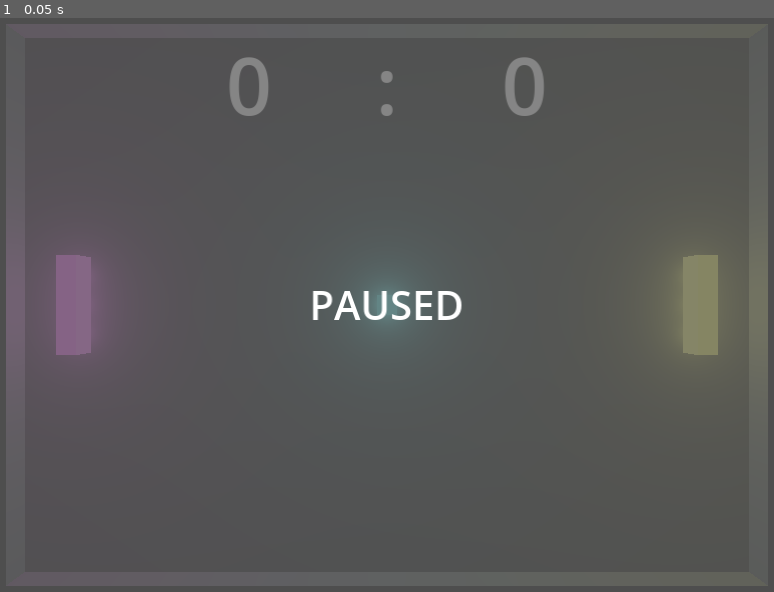
Above: before the commit, frame 1.
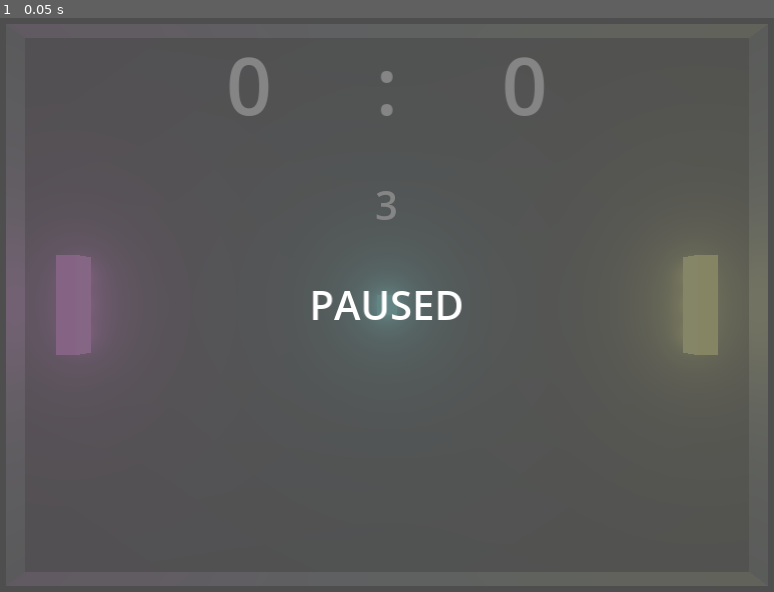
Above: after the commit, the same moment.

Repository: Amproids/Godot_Pong
Game: Godot game, scene res://Game_Scene.tscn
Two runs of this game, one before a commit and one after it. Both use one fixed random seed, a clock stepped at 60 frames per second and the inputs below.
Inputs:
- Up to frame 1 (0.05 s): no input

The runs differ from the first frame. In frame 1, less than 0.1% of the frame differs, in the area x 48-52%, y 30-36%.

Commit message:
added serve mechanic with functioning timer

Diff:
--- a/Game_Scene.gd
+++ b/Game_Scene.gd
@@ -4,8 +4,8 @@
 var player2Score
 var player1Position = Vector3(0, 0, 0)
 var player2Position = Vector3(0, 0, 0)
-var worldTime = 0
-var ballZ = 0
+var ballCoords = Vector3(0, 0, 0)
+var serveTimerTime = 0.0
 
 func _ready():
 	gameState = 0
@@ -18,7 +18,3 @@
 			gameState = 0
 		else:
 			gameState = 1
-func _restartGame():
-	gameState = -1
-	player1Score = 0
-	player2Score = 0
--- a/Scripts/Ball.gd
+++ b/Scripts/Ball.gd
@@ -1,39 +1,56 @@
 extends RigidBody3D
-var velocity = Vector3(-10, 0, 0)
+var velocity = Vector3(0, 0, 0)
 var PADDLEANGLERANGE = 120
 var PADDLEANGLESCALEFACTOR = (PADDLEANGLERANGE/2)/3
 var ballSpeedMax = 50
-var ballSpeed = 20
+var ballSpeedStart = 20
+var ballSpeed = ballSpeedStart
+var lastScored = 0
 # Called when the node enters the scene tree for the first time.
 func _ready():
-	position.z = 0
-	position.x = 0
+	position = Vector3(0, 1, 0)
+	lastScored = 2
 
 # Called every frame. 'delta' is the elapsed time since the previous frame.
 func _process(delta):
 	if GameScene.gameState:
-		GameScene.ballZ = position[2]
-		var collisionInfo = move_and_collide(velocity * delta)
-		if collisionInfo:
-			#update ball's positional relation to players. (I don't know how to pull this data from collisionInfo)
-			var DistanceToPlayer1 = GameScene.player1Position - position
-			var DistanceToPlayer2 = GameScene.player2Position - position
-			if abs(DistanceToPlayer1[0]) < 1.1 and abs(DistanceToPlayer1[2]) < 2.9:
-				var theta = -deg_to_rad(PADDLEANGLESCALEFACTOR * DistanceToPlayer1[2])
-				velocity.x = cos(theta) * ballSpeed
-				velocity.z = sin(theta) * ballSpeed
-				if ballSpeed < ballSpeedMax:
-					ballSpeed += 1
-			elif abs(DistanceToPlayer2[0]) < 1.1 and abs(DistanceToPlayer2[2]) < 2.9:
-				var theta = -deg_to_rad(PADDLEANGLESCALEFACTOR * DistanceToPlayer2[2])
-				velocity.x = -cos(theta) * ballSpeed
-				velocity.z = sin(theta) * ballSpeed
-				if ballSpeed < ballSpeedMax:
-					ballSpeed += 1
-			else:
-				velocity = velocity.bounce(collisionInfo.get_normal())
-			#If ball goes out of bounds.
-			if position.x < -18:
-				GameScene.player2Score += 1
-			if position.x > 18:
-				GameScene.player1Score += 1
+		if GameScene.serveTimerTime:
+			if lastScored == 2:
+				position = Vector3(-14, 1, GameScene.player1Position[2])
+				velocity = Vector3(ballSpeed, 0, 0)
+			if lastScored == 1:
+				position = Vector3(14, 1, GameScene.player2Position[2])
+				velocity = Vector3(-ballSpeed, 0, 0)
+		else:
+			GameScene.ballCoords = position
+			var collisionInfo = move_and_collide(velocity * delta)
+			if collisionInfo:
+				#update ball's positional relation to players. (I don't know how to pull this data from collisionInfo)
+				var DistanceToPlayer1 = GameScene.player1Position - position
+				var DistanceToPlayer2 = GameScene.player2Position - position
+				if abs(DistanceToPlayer1[0]) < 1.1 and abs(DistanceToPlayer1[2]) < 2.9:
+					var theta = -deg_to_rad(PADDLEANGLESCALEFACTOR * DistanceToPlayer1[2])
+					velocity.x = cos(theta) * ballSpeed
+					velocity.z = sin(theta) * ballSpeed
+					if ballSpeed < ballSpeedMax:
+						ballSpeed += 1
+				elif abs(DistanceToPlayer2[0]) < 1.1 and abs(DistanceToPlayer2[2]) < 2.9:
+					var theta = -deg_to_rad(PADDLEANGLESCALEFACTOR * DistanceToPlayer2[2])
+					velocity.x = -cos(theta) * ballSpeed
+					velocity.z = sin(theta) * ballSpeed
+					if ballSpeed < ballSpeedMax:
+						ballSpeed += 1
+				else:
+					velocity = velocity.bounce(collisionInfo.get_normal())
+				#If ball goes out of bounds.
+				if position.x < -18:
+					GameScene.player2Score += 1
+					ballSpeed = ballSpeedStart
+					lastScored = 2
+				if position.x > 18:
+					GameScene.player1Score += 1
+					ballSpeed = ballSpeedStart
+					lastScored = 1
+	elif GameScene.gameState == -1:
+		position = Vector3(0, 1, 0)
+		ballSpeed = ballSpeedStart
--- a/Scripts/Player2.gd
+++ b/Scripts/Player2.gd
@@ -7,9 +7,9 @@
 		GameScene.player2Position = position
 		var direction = Vector3.ZERO
 		if AI:
-			if GameScene.ballZ < position[2]:
+			if GameScene.ballCoords[2] < position[2]:
 				direction.z -= 1
-			if GameScene.ballZ > position[2]:
+			if GameScene.ballCoords[2] > position[2]:
 				direction.z += 1
 		if Input.is_action_pressed("player2_move_up"):
 			AI = false
--- a/UI/UI_Menu.tscn
+++ b/UI/UI_Menu.tscn
@@ -1,13 +1,18 @@
-[gd_scene load_steps=5 format=3 uid="uid://b44nrvmukjldu"]
+[gd_scene load_steps=8 format=3 uid="uid://b44nrvmukjldu"]
 
 [ext_resource type="Script" path="res://UI/Paused.gd" id="1_ahsc5"]
 [ext_resource type="Script" path="res://UI/Score.gd" id="2_ve3p7"]
+[ext_resource type="Script" path="res://UI/serveTimer.gd" id="3_pdec5"]
+[ext_resource type="Script" path="res://UI/timerLabel.gd" id="3_pys6h"]
 
 [sub_resource type="LabelSettings" id="LabelSettings_gffwj"]
 font_size = 50
 
 [sub_resource type="LabelSettings" id="LabelSettings_i83ab"]
 font_size = 100
+
+[sub_resource type="LabelSettings" id="LabelSettings_6aa6t"]
+font_size = 50
 
 [node name="UI_Menu" type="Node2D"]
 
@@ -35,3 +40,17 @@
 label_settings = SubResource("LabelSettings_i83ab")
 horizontal_alignment = 1
 script = ExtResource("2_ve3p7")
+
+[node name="timerLabel" type="Label" parent="."]
+z_index = -2
+offset_right = 1000.0
+offset_bottom = 500.0
+label_settings = SubResource("LabelSettings_6aa6t")
+horizontal_alignment = 1
+vertical_alignment = 1
+script = ExtResource("3_pys6h")
+
+[node name="serveTimer" type="Timer" parent="."]
+wait_time = 3.0
+one_shot = true
+script = ExtResource("3_pdec5")
--- /dev/null
+++ b/UI/serveTimer.gd
@@ -0,0 +1,13 @@
+extends Timer
+var last_scoreboard = 0 + 0
+func _ready():
+	start()
+func _process(delta):
+	GameScene.serveTimerTime = time_left
+	if GameScene.player1Score + GameScene.player2Score != last_scoreboard:
+		start()
+	if GameScene.gameState:
+		paused = false
+	else:
+		paused = true
+	last_scoreboard = GameScene.player1Score + GameScene.player2Score
--- /dev/null
+++ b/UI/timerLabel.gd
@@ -0,0 +1,7 @@
+extends Label
+# Called every frame. 'delta' is the elapsed time since the previous frame.
+func _process(delta):
+	if GameScene.serveTimerTime:
+		text = str(round(GameScene.serveTimerTime+0.49))
+	else:
+		text = ''
